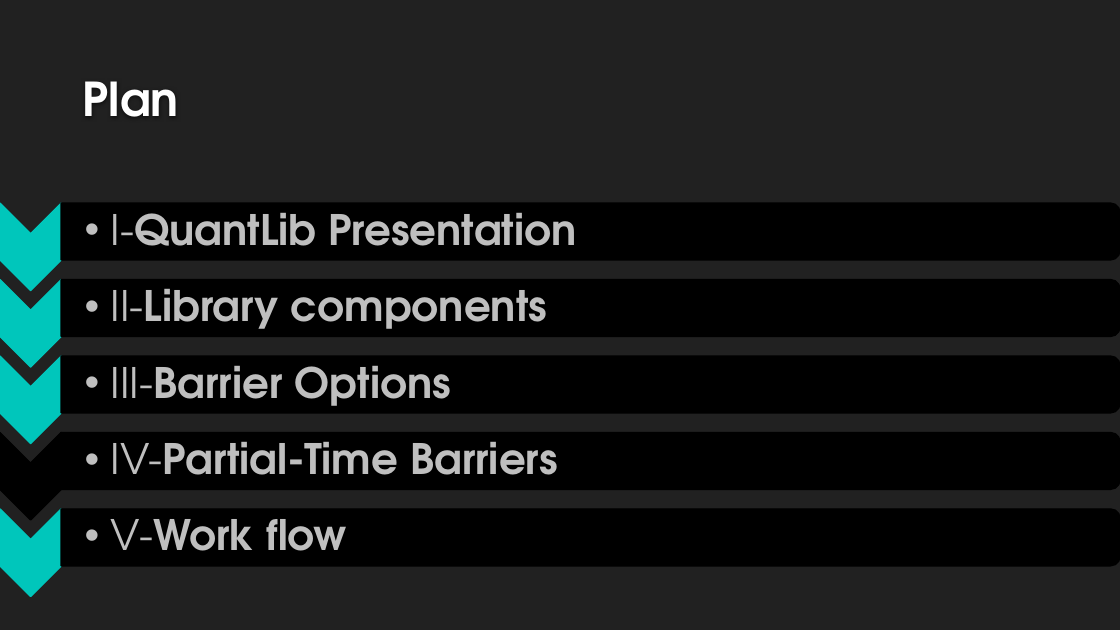
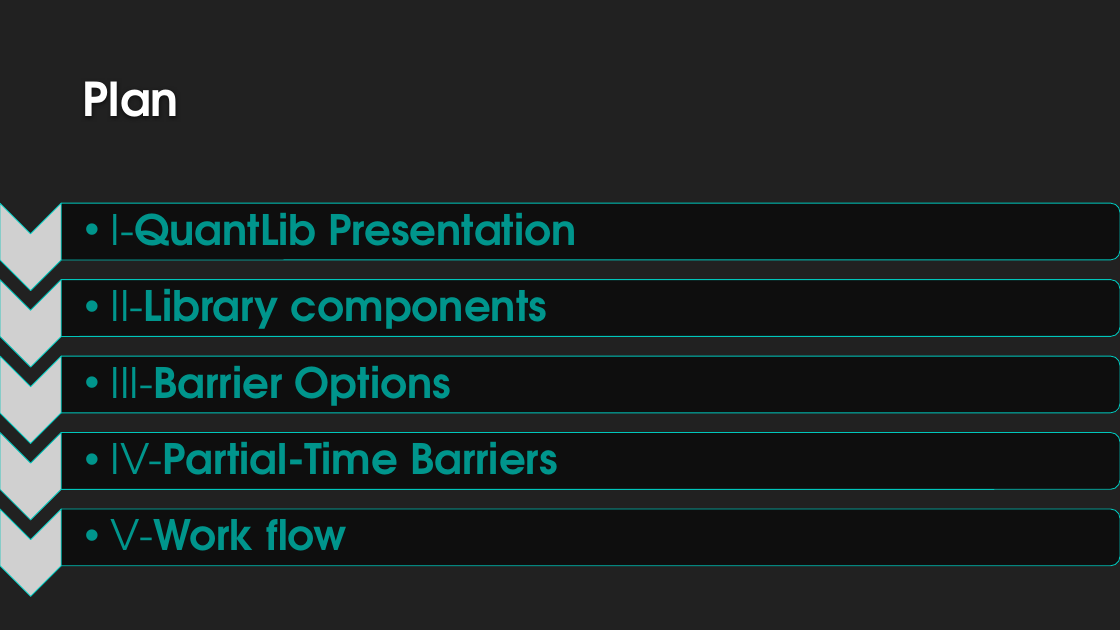
Before and after one commit to Ayadi07/Quantlib, a slide deck: slide 2 of report and presentation/QuantLib1.3 16-01-2014-modified version.pptx. Drawn at 1120x630 pixels with LibreOffice and Linux fonts; fonts in the diff are those of the drawing; grey boxes stand for pictures; background and template pictures are left out. Boxes give left, top, right and bottom in pixels: in the first picture for what was removed or moved away, otherwise in the second. Text is boxed around its words. In the diff, an @@ line names an element or a change of style, - is before the commit and + after.

Commit message:
presentation

```diff
--- a/report and presentation/QuantLib1.3 16-01-2014-modified version.pptx
+++ b/report and presentation/QuantLib1.3 16-01-2014-modified version.pptx
@@ text colour #BFBFBF to #00948C in 5 elements at (111,202,576,261), (111,279,548,337), (111,355,450,414), (111,432,558,490), (111,508,347,566) @@
@@ group removed at (0,203,61,597): 5 chevrons @@
@@ group added at (0,203,61,597): 5 pictures @@
@@ fill #000000 to #0D0D0D at 90% opacity; outline #000000 1.25 pt to #00C6BB 0.75 pt in 5 elements at (61,203,1120,260), (61,279,1120,337), (61,356,1120,413), (61,433,1120,490), (61,510,1120,567) @@
```
Also in this commit, not shown: 2 other slides changed.
